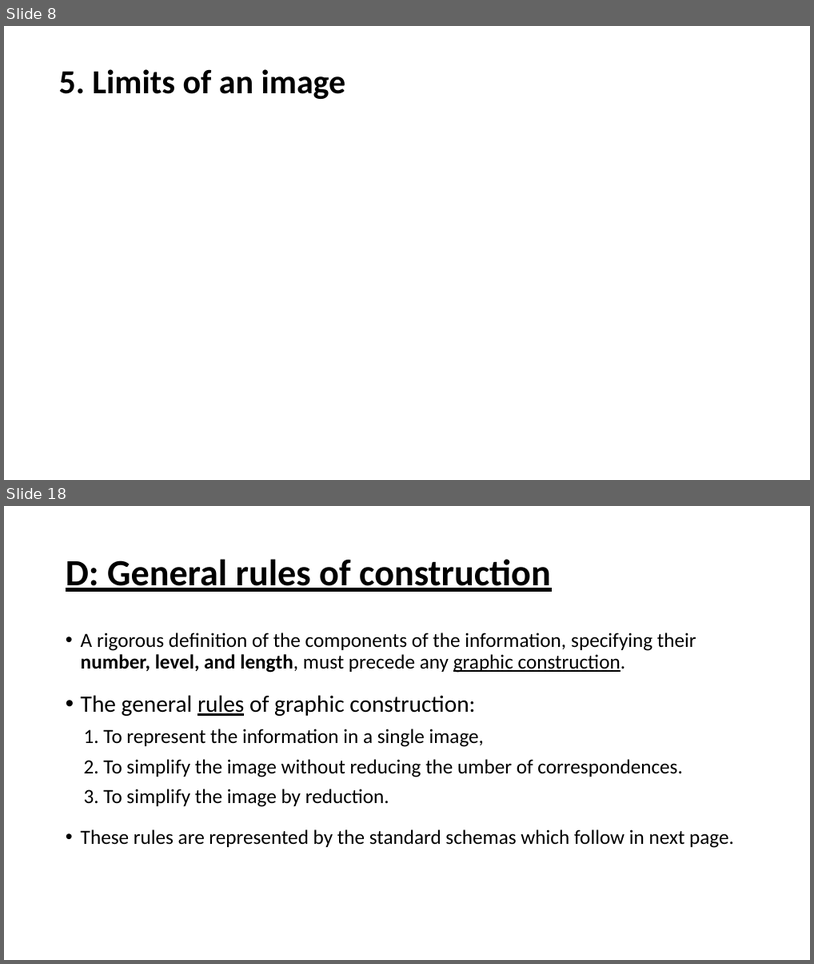
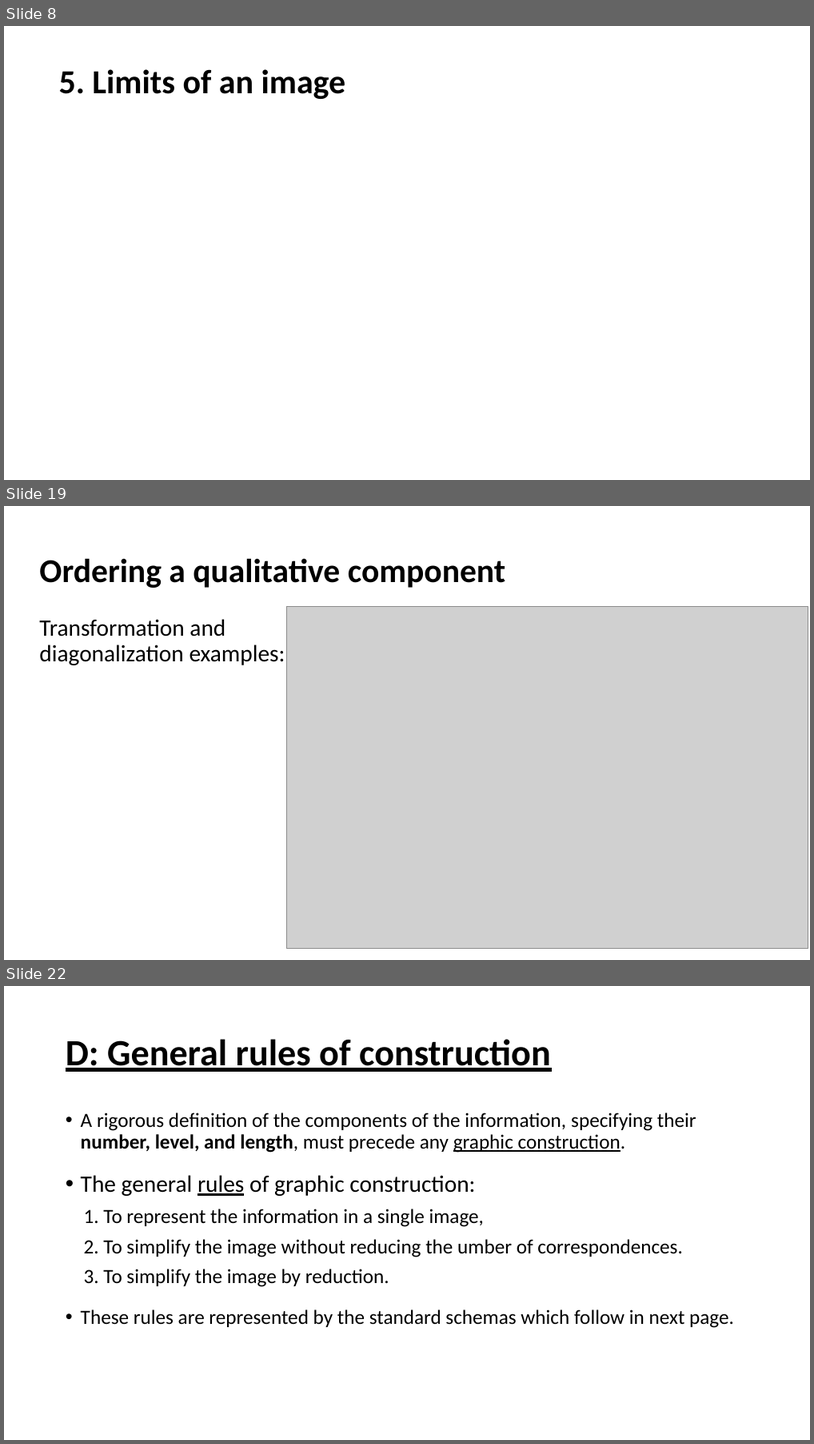
Before and after one commit to Jiaxin-yyjx/Visualization-D3.js-Lab, a slide deck: midterm/SoMSummery.pptx. Shown one above the other, each under a label of ours: slides 8 and 18 before the commit, slides 8, 19 and 22 after it; the slides between them are not shown. The pictures are 814x964 and 814x1444 pixels, drawn with LibreOffice and Linux fonts; fonts in the diff are those of the drawing; grey boxes stand for pictures. Boxes give left, top, right and bottom in pixels: in the first picture for what was removed or moved away, otherwise in the second. Text is boxed around its words. In the diff, an @@ line names an element or a change of style, - is before the commit and + after.

```diff
--- a/midterm/SoMSummery.pptx
+++ b/midterm/SoMSummery.pptx
@@ slide 19 added at bbox=[4, 506, 810, 960], background #FFFFFF @@
@@ title added at bbox=[39, 558, 506, 588], 39.6 pt, text #000000, bold @@
+Ordering a qualitative component
@@ text added at bbox=[39, 619, 286, 665], 28 pt, text #000000 @@
+Transformation and diagonalization examples:
@@ picture added at bbox=[286, 607, 808, 948] @@
@@ what was slide 18 is now slide 22 @@
```
Also in this commit, not shown: 1 slide changed, 10 other slides added, 7 slides removed, 1 other file.
